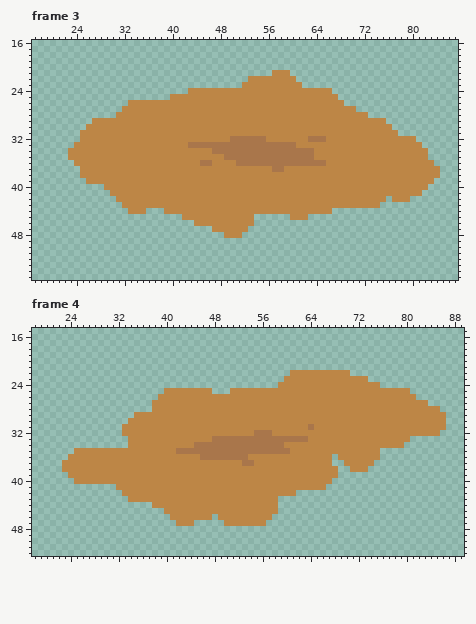
Pixel-art file, stored at Assets/_Productions/Sprites/Environment/Environment Patches.aseprite. That is the earlier state.
100x64 pixels, 8 frames. Shown: frame 3: x 17..87, y 16..55; frame 4: x 18..89, y 15..52. The commit also changed other frames, which this record leaves out.
After:
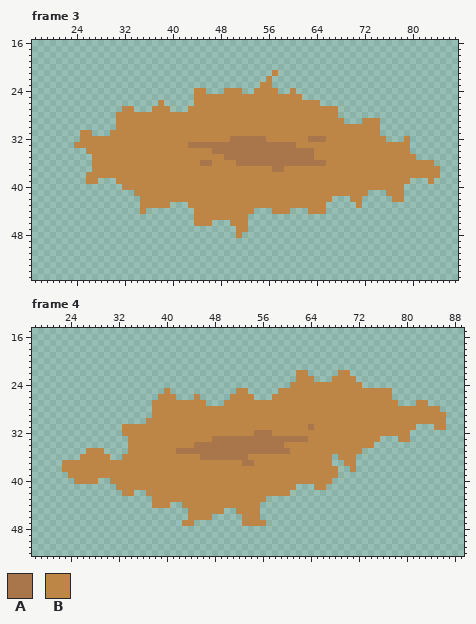
Palette (. is transparent): A #a9764b  B #bd8646
The edit:
Changed rows in their new state; - is an unchanged pixel.
Frame 3, layer "Layer 1":
first column x 23:
21 -----------------------------------..-----------------------
22 ------------------------------...-....----------------------
23 -----------------------------...--.....---------------------
24 --------------------.--...---..----..-......----------------
25 -----------------....------------------......---------------
26 ----------.....-.....---------------------....--------------
27 -----------...---...-------------------------...------------
28 ---------------------------------------------.....----------
29 ----....--------------------------------------...---.-------
30 ---.....--------------------------------------------..------
31 ----...---------------------------------------------...-----
32 -----------------------------------------------------...-.--
33 ---------------------------------------------------------..-
34 ...------------------------------------------------------...
35 ....------------------------------------------------------..
36 -...--------------------------------------------------------
37 --..--------------------------------------------------------
38 --.---------------------------------------------------------
39 -----...-------------------------------------------------...
40 ------...-----------------------------------------------....
41 -------....---------------------------------------...---...-
42 --------....--------------------------------...--....---.---
43 ---------...-----...-----------------------.....-...--------
44 ----------..----.....----------...---...---.----------------
45 -------------------..---------.------...--------------------
46 ------------------------...---.-----------------------------
47 ------------------------....--------------------------------
48 --------------------------..--------------------------------
Frame 4, layer "Layer 1":
first column x 24:
22 -------------------------------------.--.....-----------------
23 ------------------------------------..---...----..------------
24 -----------------------------------..------------...----------
25 -----------------.......---.--.....-------------------...-----
26 ------------------...-.....----...--------------------....----
27 -----------------------...-----------------------------...----
29 -----------...------------------------------------------------
30 ----------...-------------------------------------------------
31 ----------------------------------------------------------...-
32 ---------------------------------------------------------.....
33 ----------------------------------------------------...-------
34 ---------------------------------------------------.....------
35 -..---....---------------------------------------...----------
36 ..-----..---------------------------------------....----------
37 ------------------------------------------------...-----------
38 ------------------------------------------------..------------
40 -----..-------------------------------------------------------
41 --------------------------------------...---------------------
42 -----------..------------------------.------------------------
43 ----------....-------------------..---------------------------
44 -----------------..-------------...---------------------------
45 ----------------....------..----...---------------------------
46 -----------------...-----....---..----------------------------
47 ------------------.-------...---------------------------------
Pixel boxes of the changes (left, top, right, bottom) in both pictures:
erased: (68, 70, 428, 238)
erased: (68, 370, 338, 526)
erased: (356, 376, 440, 472)
